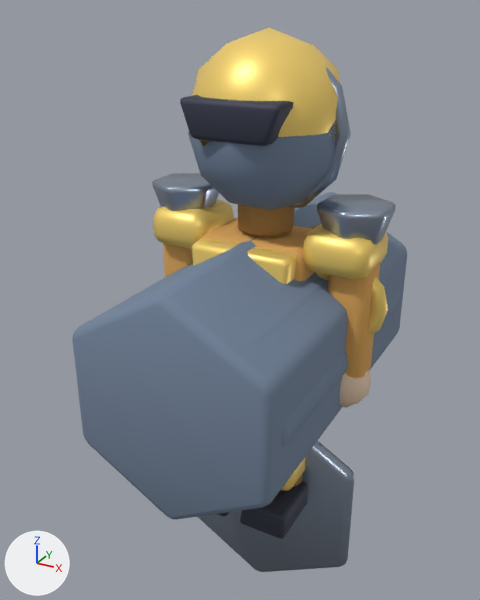
The glTF model public/assets/models/characters/engineer.glb as it was, and as the next commit left it.
Both versions are drawn from a 50 mm lens placed at (1.14, -2.29, 2.11), pointed at (-0.13, 0.02, 0.96). Every picture has the same lights, and +X, +Y and +Z are marked at lower left. The older version comes first. Where no turn or scale is listed for an object, it has been applied to the vertices.

In view in the first picture: 'LOD1_PROXY_body', 'LOD2_PROXY_body', 'LOD2_PROXY_head', 'arm.R', 'bootToe.R', 'crest.hardhat', 'helmetBrow', 'shoulder.L', 'shoulder.R', 'shoulderCap.-1', 'shoulderCap.1', 'weapon.handle' and 9 more.
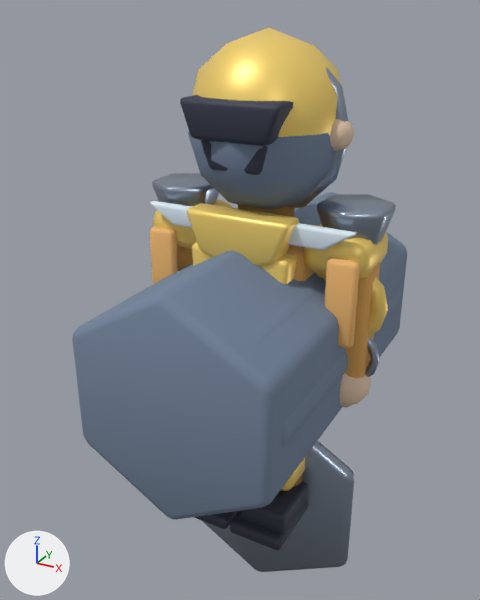
Pixel boxes [x1, y1, x2, y2] of what changed, in the pictures (480 x 600 px):
'collarFront', added (yellow): after [187, 203, 299, 267]
'armPanel.R', added (orange): after [325, 258, 359, 348]
'allyShoulderTrim', added (pale blue): after [150, 201, 357, 250]
'armPanel.L', added (orange): after [150, 226, 178, 284]
'bootSole.R', added: after [230, 502, 308, 550]
'chinGuard', added: after [201, 140, 267, 175]
'ear.R', added (beige): after [330, 119, 354, 151]
'bootSole.L', added: after [194, 511, 239, 529]
'wristBand.R', added: after [365, 337, 380, 377]
'shoulder.L', unchanged, covered by the edit: before [153, 200, 234, 249]; after [153, 200, 232, 249]
'torso', unchanged, covered by the edit: before [200, 218, 315, 281]; after [287, 245, 315, 281]
'neckGuard', unchanged, covered by the edit: before [238, 204, 294, 236]; after [238, 204, 294, 217]

The change, as a diff of the scene's bpy script:
```diff
--- a/public/assets/models/characters/engineer.glb.py
+++ b/public/assets/models/characters/engineer.glb.py
@@ ob_collarfront @@
+ob_collarfront = bpy.data.objects.new('collarFront', me_collarfrontmesh_007)  # 70 vertices, 136 faces; spans x -0.213..0.213, y -0.06..0.06, z 1.204..1.42; in mat_mat_engineer_accent (yellow #ffdd76)
+ob_collarfront.location = (0.0, -0.2, 0.0)
@@ ob_chinguard @@
+ob_chinguard = bpy.data.objects.new('chinGuard', me_chinguardmesh_007)  # 56 vertices, 108 faces; spans x -0.135..0.135, y -0.055..0.055, z 1.58..1.69; in mat_mat_engineer_dark (greyish blue #3c3f50)
+ob_chinguard.location = (0.0, -0.215, 0.0)
@@ ob_bootsole_r @@
+ob_bootsole_r = bpy.data.objects.new('bootSole.R', me_cube_281)  # 56 vertices, 108 faces; spans x -0.125..0.125, y -0.215..0.215, z -0.03..0.03; in mat_mat_engineer_dark (greyish blue #3c3f50)
+ob_bootsole_r.location = (0.13, -0.12, 0.035)
@@ ob_bootsole_l @@
+ob_bootsole_l = bpy.data.objects.new('bootSole.L', me_cube_279)  # 56 vertices, 108 faces; spans x -0.125..0.125, y -0.215..0.215, z -0.03..0.03; in mat_mat_engineer_dark (greyish blue #3c3f50)
+ob_bootsole_l.location = (-0.13, -0.12, 0.035)
@@ ob_allyshouldertrim @@
+ob_allyshouldertrim = bpy.data.objects.new('allyShoulderTrim', me_allyshouldertrimmesh_007)  # 56 vertices, 108 faces; spans x -0.434..0.434, y -0.023..0.022, z 1.32..1.4; in mat_mat_engineer_snow (pale blue #e5f3fd)
+ob_allyshouldertrim.location = (0.0, -0.17, 0.0)
@@ ob_wristband_r @@
+ob_wristband_r = bpy.data.objects.new('wristBand.R', me_torus_035)  # 188 vertices, 376 faces; spans x -0.123..0.123, y -0.018..0.018, z -0.123..0.123; in mat_mat_engineer_metal (grey #9eaabc)
+ob_wristband_r.location = (0.39, -0.01, 0.84)
@@ ob_armpanel_r @@
+ob_armpanel_r = bpy.data.objects.new('armPanel.R', me_cube_280)  # 56 vertices, 108 faces; spans x -0.06..0.06, y -0.023..0.023, z -0.17..0.17; in mat_mat_engineer_clothlight (orange #f3bb72)
+ob_armpanel_r.location = (0.39, -0.16, 1.12)
@@ ob_armpanel_l @@
+ob_armpanel_l = bpy.data.objects.new('armPanel.L', me_cube_278)  # 56 vertices, 108 faces; spans x -0.06..0.06, y -0.023..0.023, z -0.17..0.17; in mat_mat_engineer_clothlight (orange #f3bb72)
+ob_armpanel_l.location = (-0.39, -0.16, 1.12)
@@ ob_ear_r @@
+ob_ear_r = bpy.data.objects.new('ear.R', me_icosphere_131)  # an icosphere of 80 faces spanning x -0.0618..0.0618, y -0.065..0.065, z -0.065..0.065; in mat_mat_engineer_skin (beige #e5c8ad)
+ob_ear_r.location = (0.275, 0.0, 1.7)
```
